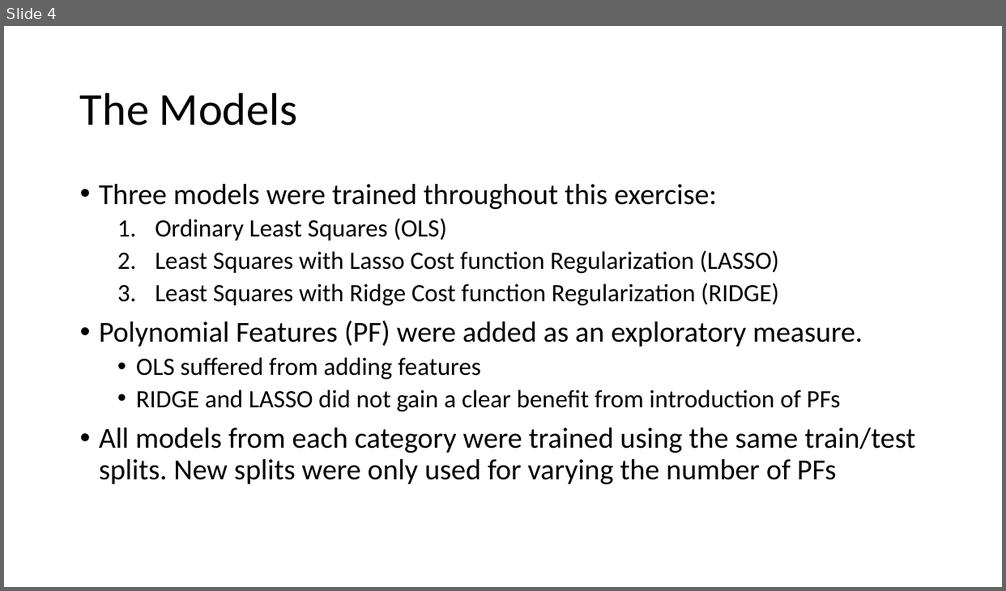
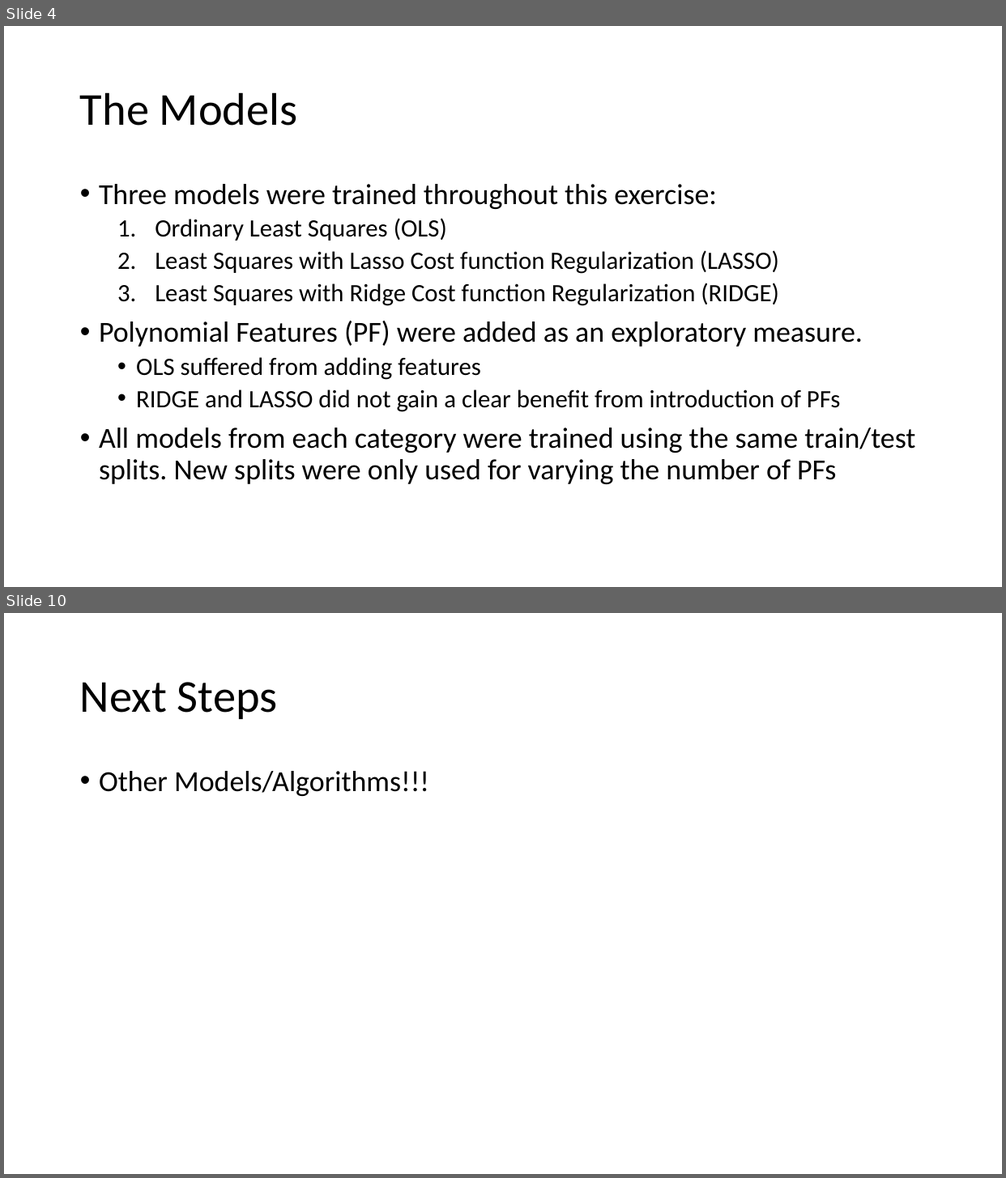
Before and after one commit to M-Matrona/IBM-Machine-Learning-Course, a slide deck: Course_2_SupervisedLearning/Supervised_Learning_Project_Report.pptx. Shown one above the other, each under a label of ours: slide 4 before the commit, slides 4 and 10 after it; the slides between them are not shown. The pictures are 1006x591 and 1006x1178 pixels, drawn with LibreOffice and Linux fonts; fonts in the diff are those of the drawing. Boxes give left, top, right and bottom in pixels: in the first picture for what was removed or moved away, otherwise in the second. Text is boxed around its words. In the diff, an @@ line names an element or a change of style, - is before the commit and + after.

```diff
--- a/Course_2_SupervisedLearning/Supervised_Learning_Project_Report.pptx
+++ b/Course_2_SupervisedLearning/Supervised_Learning_Project_Report.pptx
@@ slide 10 added at [4, 613, 1002, 1174], background #FFFFFF @@
@@ title added at [80, 682, 278, 719], 44 pt, text #000000 @@
+Next Steps
@@ text added at [99, 771, 429, 796], 28 pt, text #000000 @@
+• Other Models/Algorithms!!!
```
Also in this commit, not shown: 4 slides changed, 2 other slides added, 1 other file.
